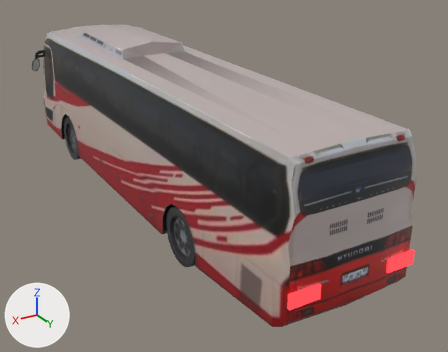
One commit to the glTF model public/assets/traffic_bus.glb: the scene before it, then after it.
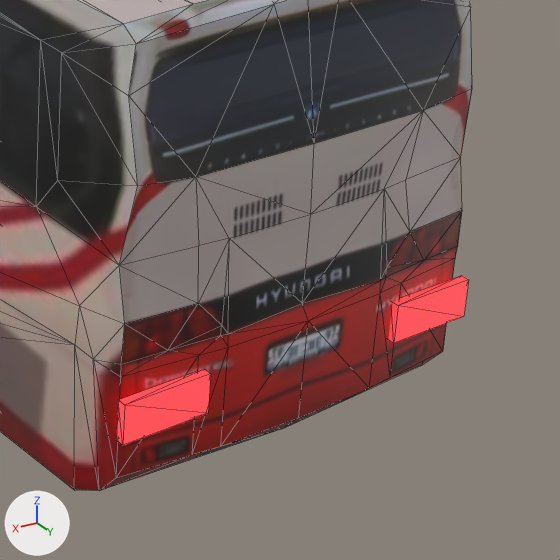
Old and new are each drawn whole from a 50 mm lens placed at (5.21, 10.73, 5.58), pointed at (-0.7, 0.89, 0.65) and again close up on the part from 55% to 100% of the width and 42% to 100% of the height. Every picture has the same lights, and +X, +Y and +Z are marked at lower left. The older version's two pictures come first. The close-ups show mesh edges as thin lines. Vertices at exactly the same position are counted once.

In view in the first close-up: 'Bus'.
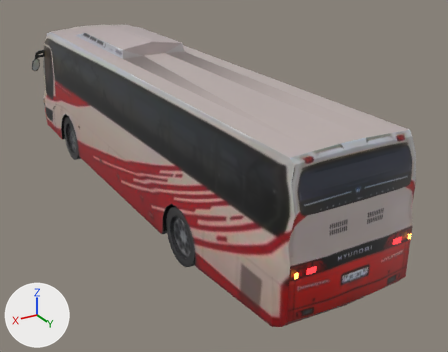
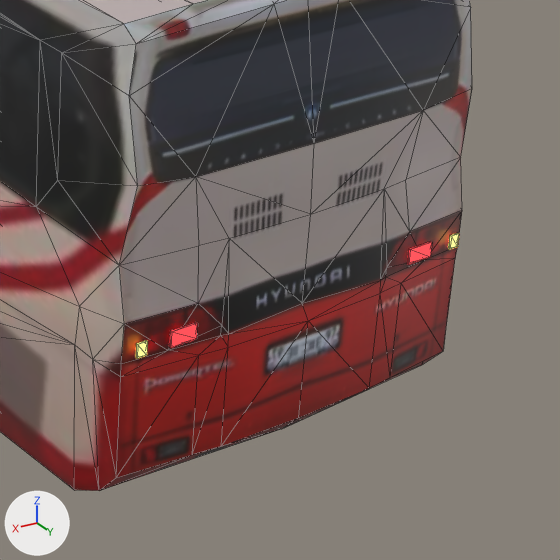
Pixel boxes [x1, y1, x2, y2] of what changed, in the close-ups (560 x 560 px):
```json
{"object": "Bus", "change": "reshaped, moved, rescaled", "before": [0, 0, 472, 491], "after": [0, 0, 472, 491]}
{"object": "bus_TailGlowR", "change": "added", "after": [169, 322, 198, 348], "on screen": "red"}
{"object": "bus_TailGlowL", "change": "added", "after": [407, 241, 432, 265]}
{"object": "bus_BlinkR", "change": "added", "after": [136, 340, 148, 359]}
{"object": "bus_BlinkL", "change": "added", "after": [448, 233, 459, 249]}
{"part": 1, "of": "me_body_material_0", "change": "deleted", "before": [117, 370, 211, 445], "on screen": "red"}
{"part": 2, "of": "me_body_material_0", "change": "deleted", "before": [389, 276, 469, 343], "on screen": "red"}
```

Scene script edits in JSON lines:
```json
{"op": "add", "block": "mat_tblink", "code": ["mat_tblink = principled_material('TBlink')", "mat_tblink.base_color = (0.08, 0.03, 0.0)  # brown #503000", "mat_tblink.emission_color = (1.0, 0.45, 0.08)  # orange #ffb350", "mat_tblink.emission_strength = 4.0"]}
{"block": "me_body_material_0", "where": "# used by ob_bus; location = (0.0, 0.005, 1.572); scale = (5.5, 5.5, 5.5)"}
{"op": "remove", "block": "me_body_material_0", "code": "me_body_material_0.from_pydata(...)  # 1147 vertices, 2274 faces; spans x -0.26..0.26, y -1.0..1.0, z -0.29..0.29"}
{"op": "add", "block": "me_body_material_0", "code": "me_body_material_0.from_pydata(...)  # 1131 vertices, 2250 faces; spans x -0.26..0.26, y -1.0..1.0, z -0.29..0.29"}
{"block": "me_body_material_0", "change": "me_body_material_0 part 1: the loose piece of 8 vertices spanning x 0.11..0.2, y 0.99..1.0, z -0.12..-0.08 is deleted"}
{"block": "me_body_material_0", "change": "me_body_material_0 part 2: the loose piece of 8 vertices spanning x -0.2..-0.11, y 0.99..1.0, z -0.12..-0.08 is deleted"}
{"block": "me_body_material_0", "change": "other edits to the shape of me_body_material_0 do not show in these pictures"}
{"op": "remove", "block": "me_body_material_0", "code": "me_body_material_0.materials.append(mat_ttail_006)  # red #b32730, glowing red #ff3f45"}
{"op": "add", "block": "me_cube_001", "code": ["me_cube_001 = bpy.data.meshes.new('Cube.001')", "me_cube_001.from_pydata(...)  # a box spanning x -1.0..1.0, y -1.0..1.0, z -1.0..1.0", "me_cube_001.materials.append(mat_tblink)  # brown #503000, glowing orange #ffb350"]}
{"op": "add", "block": "me_cube", "code": ["me_cube = bpy.data.meshes.new('Cube')", "me_cube.from_pydata(...)  # a box spanning x -1.0..1.0, y -1.0..1.0, z -1.0..1.0", "me_cube.materials.append(mat_ttail_006)  # red #b32730, glowing red #ff3f45"]}
{"op": "set", "path": "ob_bus.location", "old": "(0.0, 0.005, 1.572)", "new": "(0.0, 0.0, 1.572)"}
{"op": "add", "block": "ob_bus_blinkr", "code": ["ob_bus_blinkr = bpy.data.objects.new('bus_BlinkR', me_cube_001)", "ob_bus_blinkr.location = (0.99, 5.472, 1.35)", "ob_bus_blinkr.scale = (0.0275, 0.006, 0.0375)"]}
{"op": "add", "block": "ob_bus_tailglowr", "code": ["ob_bus_tailglowr = bpy.data.objects.new('bus_TailGlowR', me_cube)", "ob_bus_tailglowr.location = (0.75, 5.472, 1.35)", "ob_bus_tailglowr.scale = (0.075, 0.006, 0.0425)"]}
{"op": "add", "block": "ob_bus_blinkl", "code": ["ob_bus_blinkl = bpy.data.objects.new('bus_BlinkL', me_cube_001)", "ob_bus_blinkl.location = (-0.99, 5.472, 1.35)", "ob_bus_blinkl.scale = (0.0275, 0.006, 0.0375)"]}
{"op": "add", "block": "ob_bus_tailglowl", "code": ["ob_bus_tailglowl = bpy.data.objects.new('bus_TailGlowL', me_cube)", "ob_bus_tailglowl.location = (-0.75, 5.472, 1.35)", "ob_bus_tailglowl.scale = (0.075, 0.006, 0.0425)"]}
```
